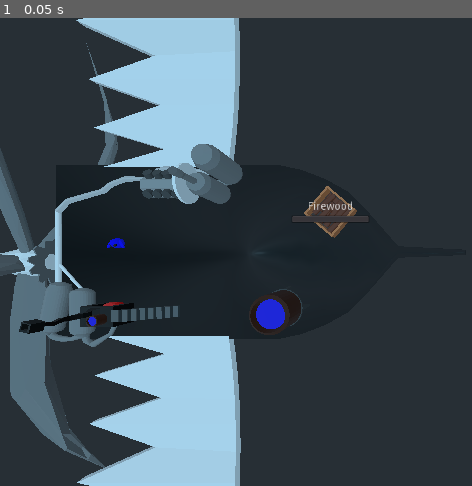
Above: before the commit, frame 1.
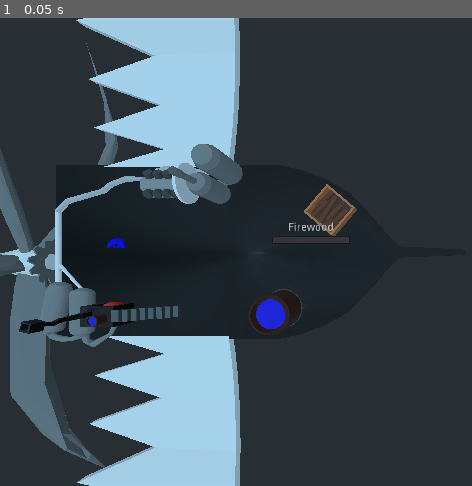
Above: after the commit, the same moment.

Repository: phkeese/WorkingTItle
Game: Godot game, scene res://scenes/game/game.tscn
Same seed, same stepped clock (60 frames per second), same inputs: the game is played once before the commit and once after it.
Inputs:
- Up to frame 1 (0.05 s): no input

The runs differ from the first frame. In frame 1, 0.7% of the frame differs, in the area x 57-78%, y 35-49%.
Error in both runs: Assertion failed. (res://addons/multiplayer/NetworkGame.gd:84)

Commit message:
refactor wood station

Diff:
--- a/scenes/ship.tscn
+++ b/scenes/ship.tscn
@@ -1,16 +1,14 @@
-[gd_scene load_steps=12 format=2]
+[gd_scene load_steps=10 format=2]
 
 [ext_resource path="res://assets/models/platform_v2/platform_v2.tscn" type="PackedScene" id=1]
-[ext_resource path="res://scenes/producer_station.tscn" type="PackedScene" id=2]
+[ext_resource path="res://scenes/stations/wood_station.tscn" type="PackedScene" id=2]
 [ext_resource path="res://assets/models/platform_v2/wing_l.glb" type="PackedScene" id=3]
 [ext_resource path="res://scripts/ship.gd" type="Script" id=4]
 [ext_resource path="res://assets/models/platform/platform_v2.glb" type="PackedScene" id=5]
 [ext_resource path="res://assets/models/stations/station_engine.glb" type="PackedScene" id=6]
 [ext_resource path="res://assets/models/stations/station_furnace.glb" type="PackedScene" id=7]
 [ext_resource path="res://assets/models/stations/station_watertower.glb" type="PackedScene" id=8]
-[ext_resource path="res://assets/models/stations/station_wood.glb" type="PackedScene" id=9]
 [ext_resource path="res://assets/models/platform_v2/propeller.glb" type="PackedScene" id=10]
-[ext_resource path="res://scenes/items/wood.tscn" type="PackedScene" id=11]
 
 [node name="Ship" type="Spatial"]
 script = ExtResource( 4 )
@@ -41,10 +39,7 @@
 [node name="station_watertower" parent="Stations" instance=ExtResource( 8 )]
 transform = Transform( 1, 0, 0, 0, 1, 0, 0, 0, 1, -5.19713, 0, 17.4167 )
 
-[node name="station_wood" parent="Stations" instance=ExtResource( 9 )]
-transform = Transform( 0.7641, 0, -0.645098, 0, 1, 0, 0.645098, 0, 0.7641, 3.79711, 0, 21.5588 )
+[node name="Wood Station" parent="Stations" instance=ExtResource( 2 )]
+transform = Transform( -0.763131, 2.82482e-08, 0.646244, -2.82482e-08, 1, -7.70689e-08, -0.646244, -7.70689e-08, -0.763131, 3.94013, 0, 21.5386 )
 
-[node name="Wood Station" parent="Stations/station_wood" instance=ExtResource( 2 )]
-item_scene = ExtResource( 11 )
-
-[connection signal="give" from="Stations/station_wood/Wood Station" to="." method="_on_Wood_Station_give"]
+[connection signal="give" from="Stations/Wood Station" to="." method="_on_Wood_Station_give"]
--- a/scenes/station.tscn
+++ b/scenes/station.tscn
@@ -5,6 +5,7 @@
 [ext_resource path="res://addons/multiplayer/Sync.gd" type="Script" id=3]
 
 [sub_resource type="BoxShape" id=6]
+extents = Vector3( 2.95732, 1, 1.84686 )
 
 [node name="Station" type="Spatial"]
 script = ExtResource( 1 )
--- /dev/null
+++ b/scenes/stations/wood_station.tscn
@@ -0,0 +1,18 @@
+[gd_scene load_steps=4 format=2]
+
+[ext_resource path="res://scenes/producer_station.tscn" type="PackedScene" id=1]
+[ext_resource path="res://assets/models/stations/station_wood.glb" type="PackedScene" id=2]
+[ext_resource path="res://scenes/items/wood.tscn" type="PackedScene" id=3]
+
+[node name="Wood Station" instance=ExtResource( 1 )]
+item_scene = ExtResource( 3 )
+
+[node name="Station" parent="." index="0"]
+transform = Transform( 1, 0, 0, 0, 1, 0, 0, 0, 1, 2.83776, 0, 0 )
+
+[node name="CollisionShape" parent="Station/Area" index="0"]
+transform = Transform( 1, 0, 0, 0, 1, 0, 0, 0, 1, -1.45422, 1, 0 )
+
+[node name="station_wood" parent="." index="2" instance=ExtResource( 2 )]
+
+[editable path="Station"]
--- a/scripts/station.gd
+++ b/scripts/station.gd
@@ -37,7 +37,7 @@
 
 func _on_Area_body_exited(body: Node) -> void:
 	if body.is_in_group("myplayers"):
-		_in_range[body] = null
+		_in_range.erase(body)
 		body.disconnect("interacted", self, "_on_interacted")
 
 
